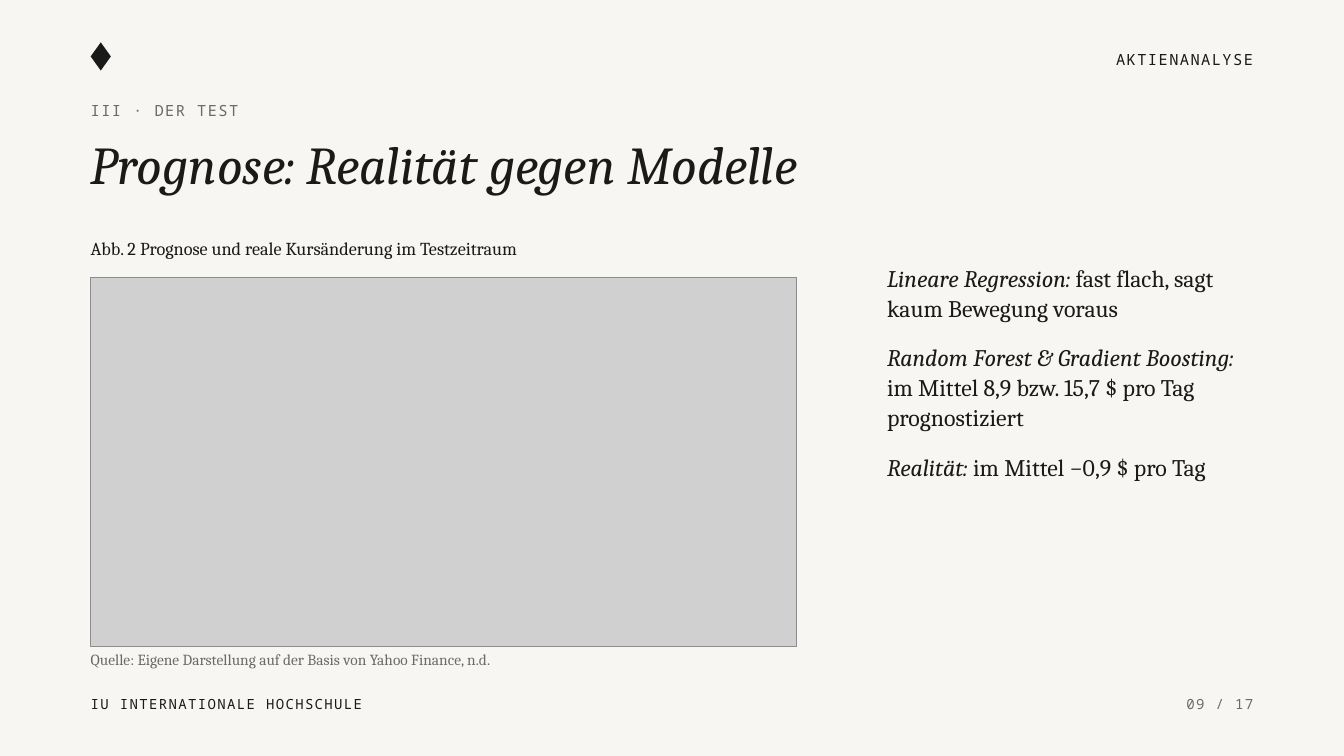
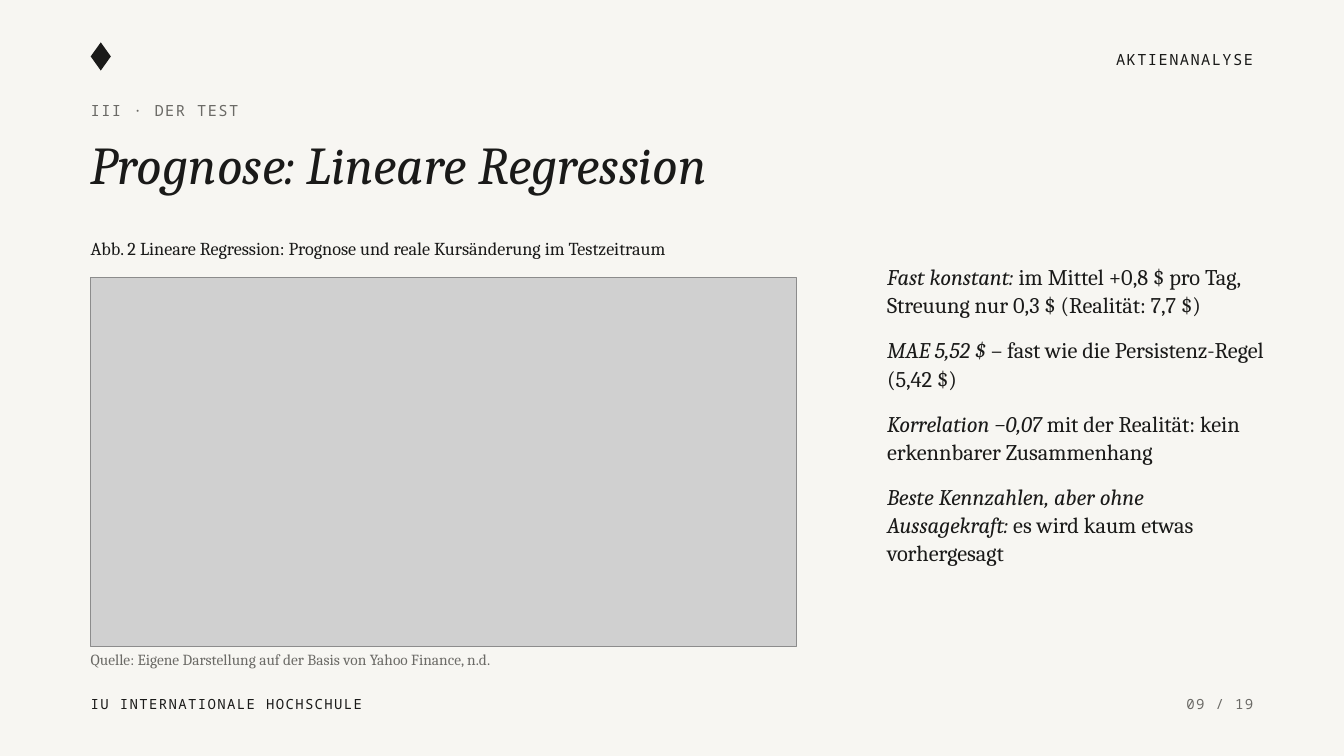
Before and after one commit to KonstantinosLamprou/stockanalysis, a slide deck: slide 9 of presentation/Aktienanalyse_Praesentation.pptx. Drawn at 1344x756 pixels with LibreOffice and Linux fonts; fonts in the diff are those of the drawing; grey boxes stand for pictures. Boxes give left, top, right and bottom in pixels: in the first picture for what was removed or moved away, otherwise in the second. Text is boxed around its words. In the diff, an @@ line names an element or a change of style, - is before the commit and + after.

```diff
--- a/presentation/Aktienanalyse_Praesentation.pptx
+++ b/presentation/Aktienanalyse_Praesentation.pptx
@@ text at (x1=91, y1=148, x2=707, y2=195): text changed @@
-Prognose: Realität gegen Modelle
+Prognose: Lineare Regression
@@ text at (x1=91, y1=242, x2=666, y2=259): text changed @@
-Abb. 2 Prognose und reale Kursänderung im Testzeitraum
+Abb. 2 Lineare Regression: Prognose und reale Kursänderung im Testzeitraum
@@ text at (x1=887, y1=269, x2=1264, y2=566): text changed; size 17 to 16 pt @@
-Lineare Regression: fast flach, sagt kaum Bewegung voraus
-Random Forest & Gradient Boosting: im Mittel 8,9 bzw. 15,7 $ pro Tag prognostiziert
-Realität: im Mittel −0,9 $ pro Tag
+Fast konstant: im Mittel +0,8 $ pro Tag, Streuung nur 0,3 $ (Realität: 7,7 $)
+MAE 5,52 $ – fast wie die Persistenz-Regel (5,42 $)
+Korrelation −0,07 mit der Realität: kein erkennbarer Zusammenhang
+Beste Kennzahlen, aber ohne Aussagekraft: es wird kaum etwas vorhergesagt
@@ text at (x1=1186, y1=699, x2=1253, y2=709): text changed @@
-09 / 17
+09 / 19
```
Also in this commit, not shown: 16 other slides changed, 2 slides added, 16 other files.
